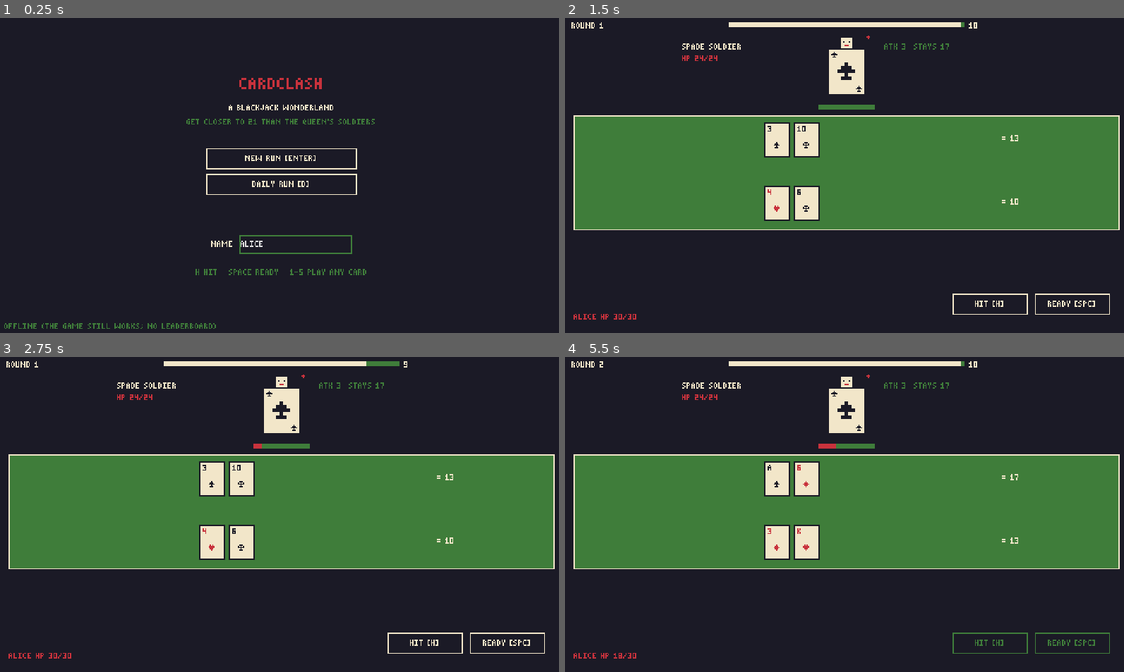
Above: before the commit, frames 1-4 (two rows, left to right).
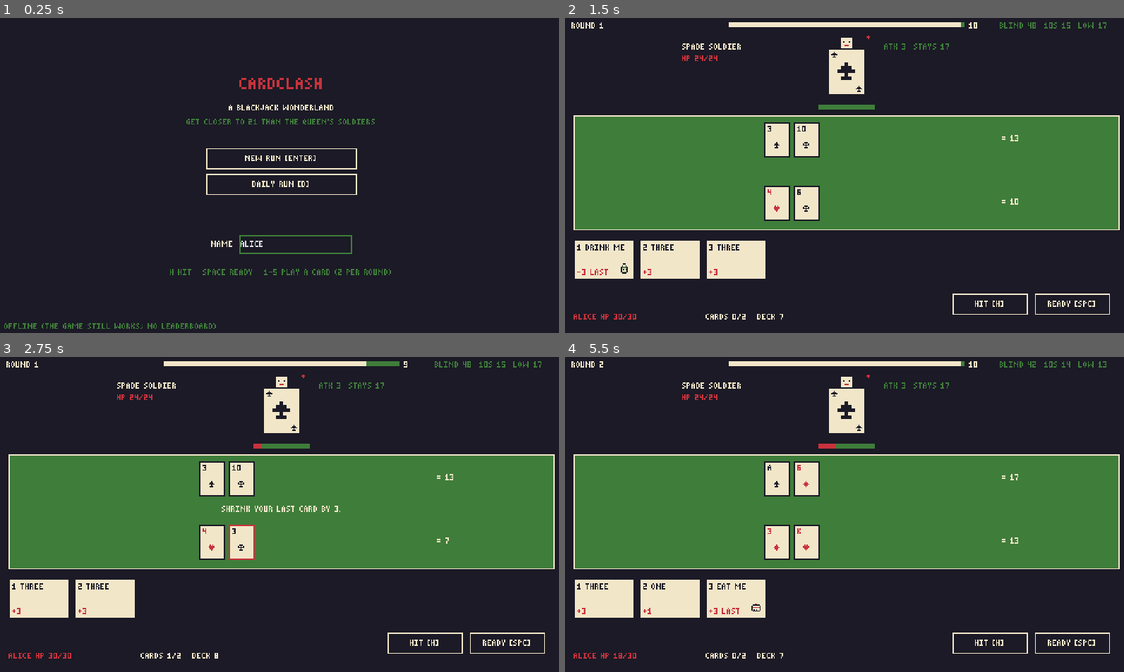
Above: after the commit, the same moments.

Repository: Arvin-17/CardClash
Game: Godot game, scene res://scenes/main_menu.tscn
The game is run twice, just before and just after one commit, with the same random seed, the same clock (stepped at 60 frames per second) and the same inputs.
Inputs (mouse positions are in pixels of both pictures, inside the frame that each line leads up to):
- Up to frame 1 (0.25 s): no input
- Up to frame 2 (1.5 s): click "NEW RUN [ENTER]" at 0.5 s; click "FIGHT [ENTER]" at 1.25 s
- Up to frame 3 (2.75 s): click (39, 599) at 2 s, where only the run after the commit has a clickable "1 DRINK ME"
- Up to frame 4 (5.5 s): click (604, 599) at 2.75 s, where only the run after the commit has a clickable "1 THREE"; click "READY [SPC]" at 3.5 s; click (1073, 643) at 4.25 s, where only the run before the commit has a clickable "READY [SPC]"; tap Enter at 5 s; move the mouse to (973, 498) at 5.02 s; hold D from 5.03 s (still down); tap M at 5.1 s; tap Space at 5.27 s

The runs differ from the first frame. In frame 1, 0.3% of the frame differs, in the area x 30-70%, y 79-82%; in frame 2, 3.8%; in frame 3, 2.9%; in frame 4, 4.2%, in the area x 1-98%, y 1-96%.
Error before the commit: Invalid access to property or key 'plays_left' on a base object of type 'RefCounted (BattleState)'. (res://scripts/ui/battle_ui.gd:250)

Commit message:
Never grey out hand cards; say why a play was refused
Hand cards are always clickable. A third card in a round shows ONLY 2
CARDS PER ROUND!, and a card whose condition isn't met says so. The
counter reads CARDS n/2 and turns red at the limit.

Diff:
--- a/game/scripts/ui/battle_ui.gd
+++ b/game/scripts/ui/battle_ui.gd
@@ -44,6 +44,7 @@
 func _ready() -> void:
 	_build()
 	Events.round_started.connect(_on_round_started)
+	Events.battle_phase_changed.connect(func(_phase: int) -> void: _refresh())
 	Events.card_dealt.connect(func(_who: String, _card: Card) -> void: _refresh())
 	Events.card_removed.connect(func(_who: String, _card: Card) -> void: _refresh())
 	Events.total_changed.connect(func(_who: String, _total: int) -> void: _refresh())
@@ -247,7 +248,8 @@
 	_player_total.text = "= %d%s" % [pt, "  BUST" if pt > b.target else ""]
 	_player_total.add_theme_color_override("font_color", Palette.RED if pt > b.target else Palette.CREAM)
 	var deck_text := "DECK %d" % (b.player_deck.count() if b.player_deck else 0)
-	_plays.text = deck_text if b.plays_left < 0 else "PLAYS LEFT %d   %s" % [b.plays_left, deck_text]
+	_plays.text = deck_text if b.plays_per_round <= 0 else "CARDS %d/%d   %s" % [b.cards_played, b.plays_per_round, deck_text]
+	_plays.add_theme_color_override("font_color", Palette.RED if b.at_play_limit() else Palette.CREAM)
 	_counts.text = _count_text(b.hit_deck)
 	var flags: Array[String] = []
 	if b.shield > 0:
@@ -264,14 +266,14 @@
 			b.player.total(b.target), b.enemy.total(b.target), EnemyAI.preview(b),
 			int(100.0 * (1.0 - controller.intent_timer.time_left / maxf(controller.intent_timer.wait_time, 0.01))),
 			str(b.hit_deck.remaining_by_value())]
-	var can_act := controller.state == BattleController.State.ROUND_ACTIVE and not b.player.stayed
+	var can_act := controller.can_act()
 	_hit.disabled = not can_act
 	_stay.disabled = not can_act
 	for child in _hand_row.get_children():
 		child.queue_free()
 	for i in b.hand.size():
 		var v := HandCardView.new()
-		v.show_card(b.hand[i], i, can_act and b.can_play(i))
+		v.show_card(b.hand[i], i)
 		v.pressed.connect(_request_play.bind(i))
 		v.mouse_entered.connect(func() -> void: _message.text = v.tooltip_text)
 		_hand_row.add_child(v)
@@ -307,9 +309,16 @@
 
 
 ## Cards that need a choice (Painted Rose's value, Mushroom's target and sign) open a chooser.
+## A play that can't happen says why instead of silently doing nothing.
 func _request_play(index: int) -> void:
 	var b := controller.battle
-	if b == null or index < 0 or index >= b.hand.size() or not b.can_play(index):
+	if b == null or index < 0 or index >= b.hand.size() or not controller.round_live():
+		return
+	if b.at_play_limit():
+		_say("ONLY %d CARDS PER ROUND!" % b.plays_per_round)
+		return
+	if not b.can_play(index):
+		_say("%s CAN'T BE PLAYED RIGHT NOW." % b.hand[index].display_name().to_upper())
 		return
 	var card: Card = b.hand[index]
 	var params := b.params_for(card)
@@ -445,6 +454,11 @@
 	_intent_bar.color = Palette.CREAM if on else Palette.RED
 
 
+func _say(text: String) -> void:
+	_message.text = text
+	_flash("")
+
+
 func _flash(text: String) -> void:
 	if _message.text.is_empty():
 		_message.text = text
--- a/game/scripts/ui/hand_card_view.gd
+++ b/game/scripts/ui/hand_card_view.gd
@@ -1,7 +1,8 @@
 class_name HandCardView
 extends Button
 ## A built-deck card in Alice's hand. Placeholder art: a cream card with the card's
-## name, plus its value or a short effect line. Greyed out when it can't be played.
+## name, plus its value or a short effect line. Never greyed out: it is always clickable,
+## and the battle decides whether the play goes through (and says why when it doesn't).
 
 const CARD_SIZE := Vector2(52, 34)
 
@@ -33,15 +34,14 @@
 	add_child(_icon)
 
 
-func show_card(c: Card, i: int, playable: bool) -> void:
+func show_card(c: Card, i: int) -> void:
 	card = c
 	index = i
-	disabled = not playable
+	disabled = false
 	var rare := str(c.def.get("rarity", "")) == "rare"
 	add_theme_stylebox_override("normal", Palette.box(Palette.CREAM, Palette.RED if rare else Palette.BLACK))
 	add_theme_stylebox_override("hover", Palette.box(Palette.CREAM, Palette.RED, 2))
 	add_theme_stylebox_override("pressed", Palette.box(Palette.RED, Palette.BLACK))
-	add_theme_stylebox_override("disabled", Palette.box(Palette.GREEN, Palette.BLACK))
 	_name.text = "%d %s" % [i + 1, c.display_name().to_upper()]
 	_name.add_theme_color_override("font_color", Palette.BLACK)
 	if c.is_number():
--- a/game/scripts/ui/main_menu.gd
+++ b/game/scripts/ui/main_menu.gd
@@ -37,7 +37,7 @@
 	_name.text_submitted.connect(func(_t: String) -> void: _name.release_focus())
 	add_child(_name)
 
-	_center(Palette.label("H HIT   SPACE READY   1-5 PLAY ANY CARD", Palette.GREEN), 214)
+	_center(Palette.label("H HIT   SPACE READY   1-5 PLAY A CARD (2 PER ROUND)", Palette.GREEN), 214)
 	_status = Palette.label("CHECKING SERVER...", Palette.GREEN)
 	_status.position = Vector2(4, 260)
 	add_child(_status)
